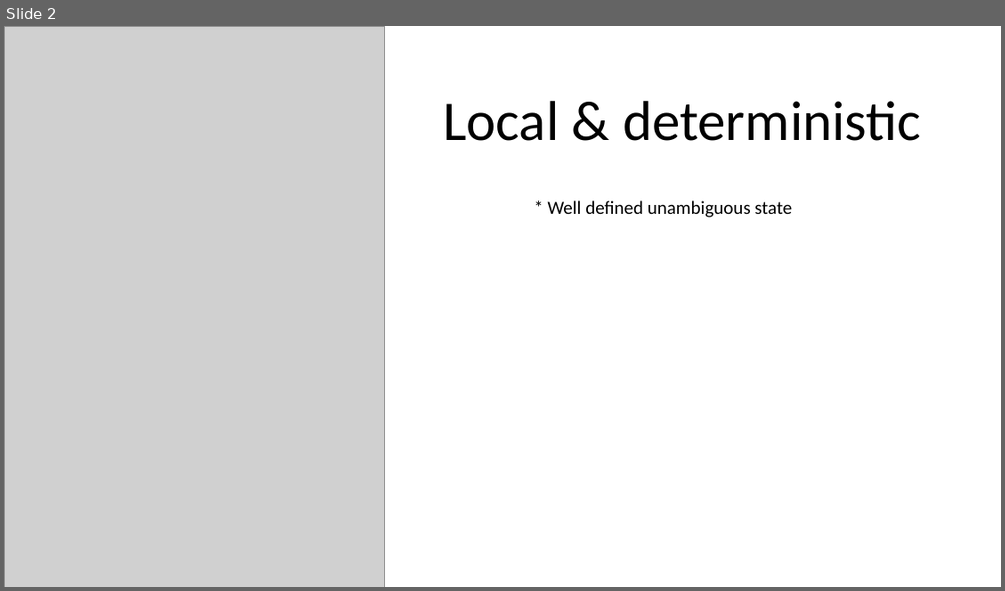
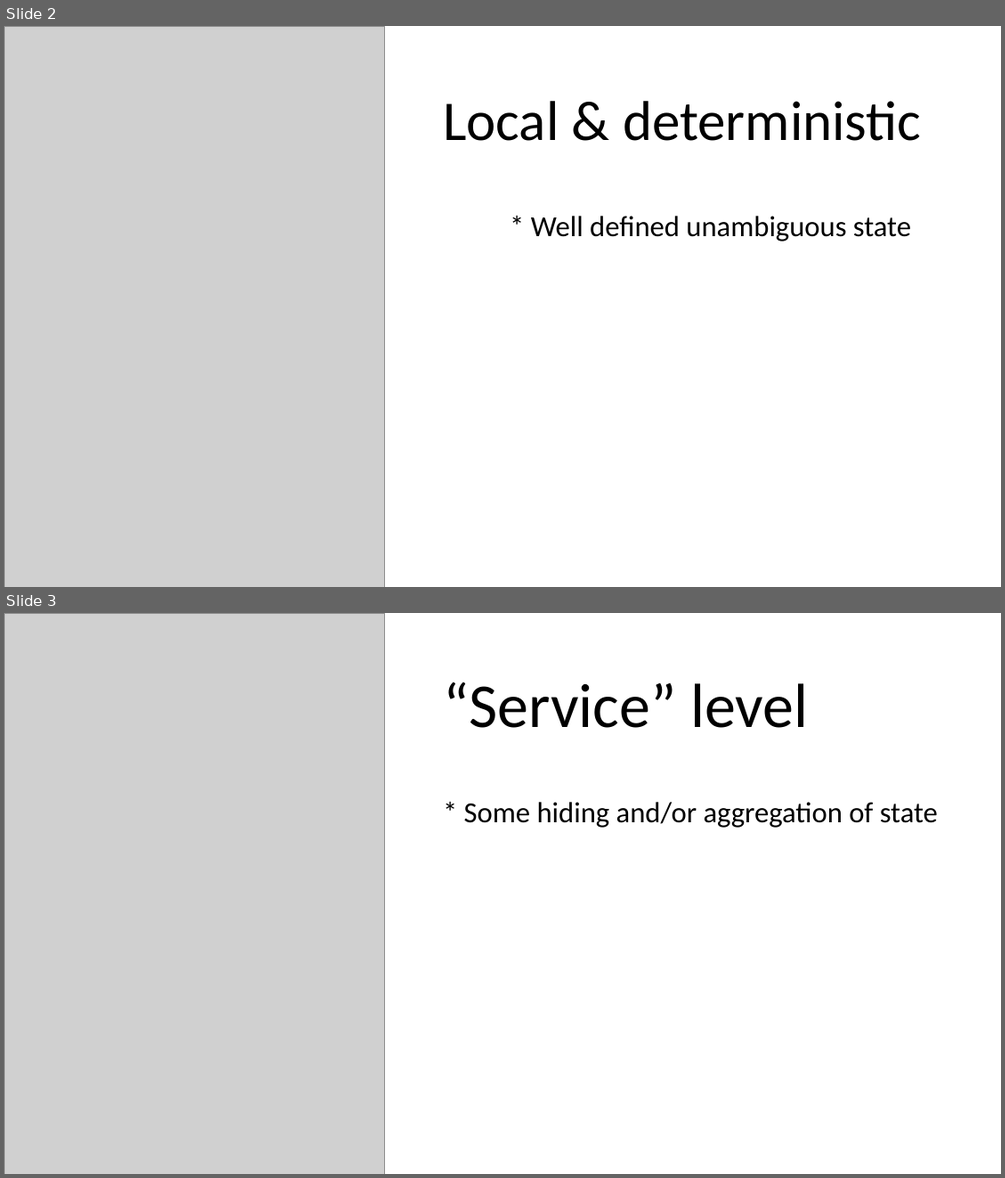
Before and after one commit to MerrionComputing/Presentations, a slide deck: A question of state.pptx. Shown one above the other, each under a label of ours: slide 2 before the commit, slides 2 and 3 after it. The pictures are 1005x591 and 1005x1178 pixels, drawn with LibreOffice and Linux fonts; fonts in the diff are those of the drawing; grey boxes stand for pictures. Boxes give left, top, right and bottom in pixels: in the first picture for what was removed or moved away, otherwise in the second. Text is boxed around its words. In the diff, an @@ line names an element or a change of style, - is before the commit and + after.

```diff
--- a/A question of state.pptx
+++ b/A question of state.pptx
@@ slide 3 added at bbox=[4, 613, 1001, 1174], background #FFFFFF @@
@@ picture added at bbox=[4, 613, 385, 1174] @@
@@ title added at bbox=[443, 682, 808, 728], 60 pt, text #000000 @@
+“Service” level
@@ text added at bbox=[464, 802, 938, 827], 28 pt, text #000000 @@
+* Some hiding and/or aggregation of state
@@ slide 2 changed as well @@
@@ text "* Well defined unambiguous state": place and size @@
-text "* Well defined unambiguous state" at bbox=[548, 200, 792, 217]
+text "* Well defined unambiguous state" at bbox=[531, 216, 911, 241]
@@ text "* Well defined unambiguous state" at bbox=[531, 216, 911, 241]: size 18 to 28 pt @@
```
Also in this commit, not shown: 1 other slide changed, 4 other slides added, 2 slides removed.
